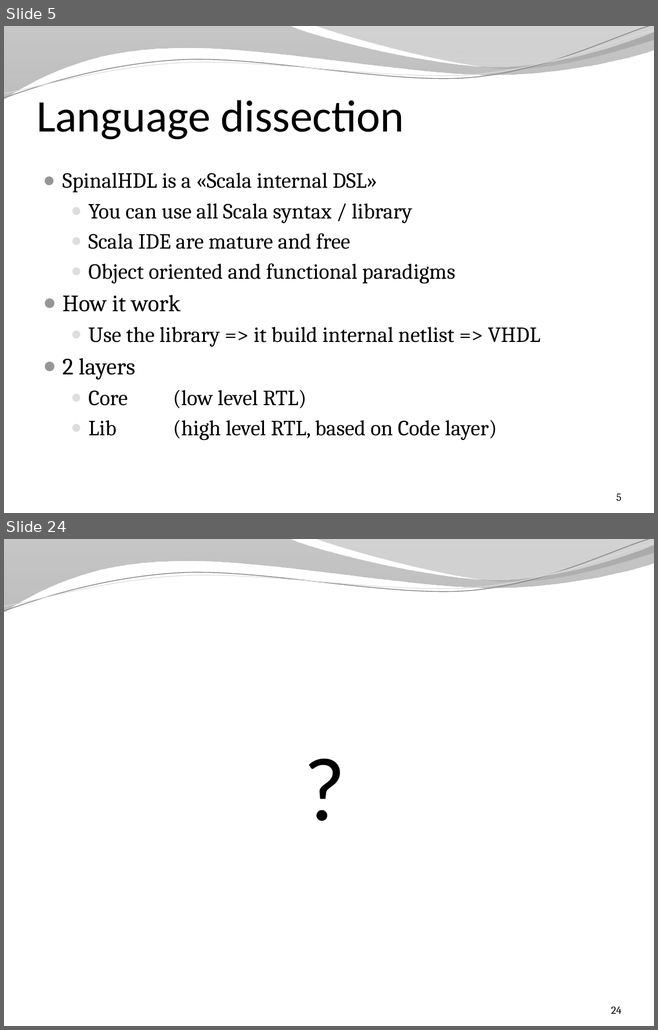
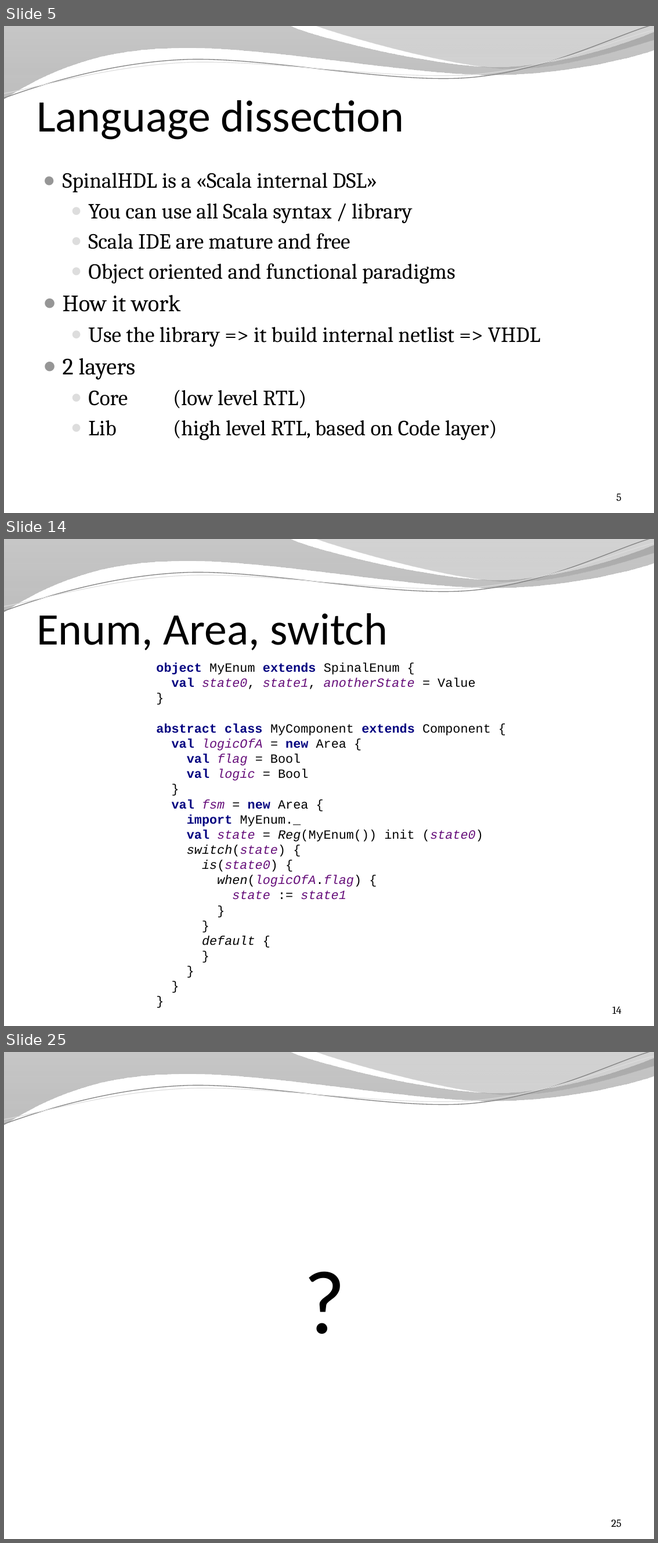
Before and after one commit to SpinalHDL/SpinalDoc, a slide deck: presentation/en/presentaion.pptx. Shown one above the other, each under a label of ours: slides 5 and 24 before the commit, slides 5, 14 and 25 after it; the slides between them are not shown. The pictures are 658x1030 and 658x1543 pixels, drawn with LibreOffice and Linux fonts; fonts in the diff are those of the drawing; background and template pictures are left out. Boxes give left, top, right and bottom in pixels: in the first picture for what was removed or moved away, otherwise in the second. Text is boxed around its words. In the diff, an @@ line names an element or a change of style, - is before the commit and + after.

Commit message:
add enum area

```diff
--- a/presentation/en/presentaion.pptx
+++ b/presentation/en/presentaion.pptx
@@ slide 14 added at [4, 539, 654, 1026], background picture (left out); not listed: 4 template elements that a slide beside it also shows @@
@@ title added at [36, 613, 387, 650], 50 pt, text #000000 @@
+Enum, Area, switch
@@ text added at [156, 663, 491, 946], 14 pt, text #000000 @@
+object MyEnum extends SpinalEnum {
+val state0, state1, anotherState = Value
+}
+abstract class MyComponent extends Component {
+val logicOfA = new Area {
+val flag = Bool
+val logic = Bool
+}
+val fsm = new Area {
+import MyEnum._
+val state = Reg(MyEnum()) init (state0)
+switch(state) {
+is(state0) {
+when(logicOfA.flag) {
+state := state1
+}
+}
+default {
+}
+}
+}
+}
@@ page number added at [612, 1006, 621, 1014], 12 pt, text #000000 @@
+14
@@ what was slide 24 is now slide 25 @@
@@ page number at [611, 1519, 621, 1527]: text changed @@
-24
+25
```
Also in this commit, not shown: 18 slides changed, 1 other file.
